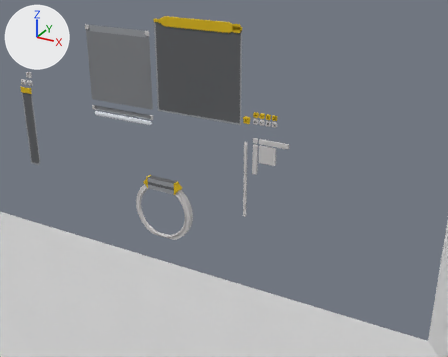
One commit to the Blender file raw/UI.blend: the scene before it, then after it.
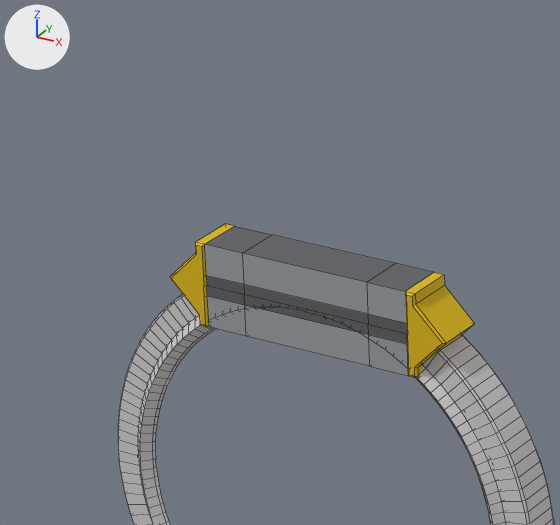
Old and new are each drawn from a 50 mm camera at (2108.0, -1575.0, 1161.0) aimed at (1178.0, 115.0, 316.0) and again close up on the part from 27% to 43% of the width and 41% to 60% of the height. Every picture has the same lights, and +X, +Y and +Z are marked at upper left. The close-ups show mesh edges as thin lines.

Script lines for the objects in view, before the commit:
```python
me_circle = bpy.data.meshes.new('Circle')
me_circle.from_pydata(...)  # 1424 vertices, 1164 faces; spans x -111.0..111.0, y -4.0..20.0, z -101.0..101.0
me_circle.polygons.foreach_set('use_smooth', [True] * 1164)
me_circle.materials.append(mat_metal)  # light grey #d3d0d0
me_circle_001 = bpy.data.meshes.new('Circle.001')
me_circle_001.from_pydata(...)  # 80 vertices, 72 faces; spans x -72.5..72.5, y -5.0..19.0, z 76.0..116.0
me_circle_001.polygons.foreach_set('use_smooth', [True] * 72)
# faces by material slot: [42, 18, 12]
me_circle_001.materials.append(mat_gold)  # yellow #e1bb00
me_circle_001.materials.append(mat_background_dark)  # dark grey #5e6063
me_circle_001.materials.append(mat_background_light)  # grey #9da0a5
ob_circle = bpy.data.objects.new('Circle', me_circle)
ob_circle.location = (1000.0, 0.0, 200.0)
ob_circle_001 = bpy.data.objects.new('Circle.001', me_circle_001)
ob_circle_001.location = (1000.0, 0.0, 200.0)
```
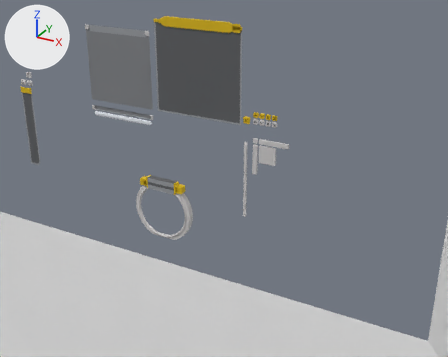
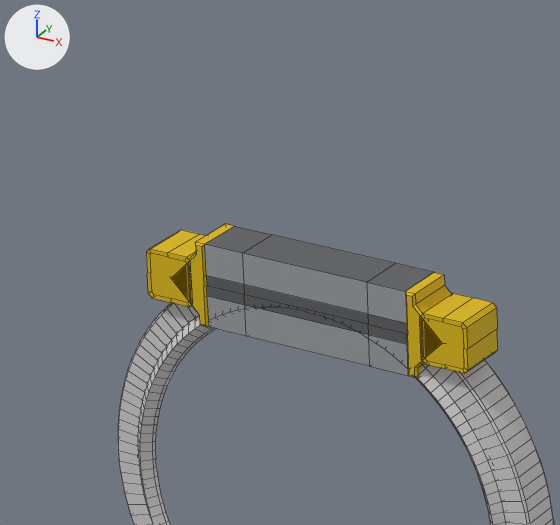
Boxes [x1, y1, x2, y2] around the edits, measured in the close-ups (560 x 525 px):
'Circle.001', reshaped (15% wider): before [170, 224, 475, 378]; after [146, 224, 498, 378]
part 1 of me_circle_001, added (yellow): after [420, 293, 498, 373]
part 2 of me_circle_001, added (yellow): after [146, 230, 206, 307]

Edits to the bpy script that builds the scene:
```text
Change me_circle_001:
    used by ob_circle_001; location = (1000.0, 0.0, 200.0)
    remove me_circle_001.from_pydata(...)  # 80 vertices, 72 faces; spans x -72.5..72.5, y -5.0..19.0, z 76.0..116.0
    add me_circle_001.from_pydata(...)  # 152 vertices, 122 faces; spans x -84.0..84.0, y -5.0..19.0, z 76.0..116.0
    me_circle_001 part 1: a new loose piece of 36 vertices spanning x 60.0..84.0, y -5.0..19.0, z 84.1..108.1, in mat_gold (yellow #e1bb00)
    me_circle_001 part 2: a new loose piece of 36 vertices spanning x -84.0..-60.0, y -5.0..19.0, z 84.1..108.1, in mat_gold (yellow #e1bb00)
```
